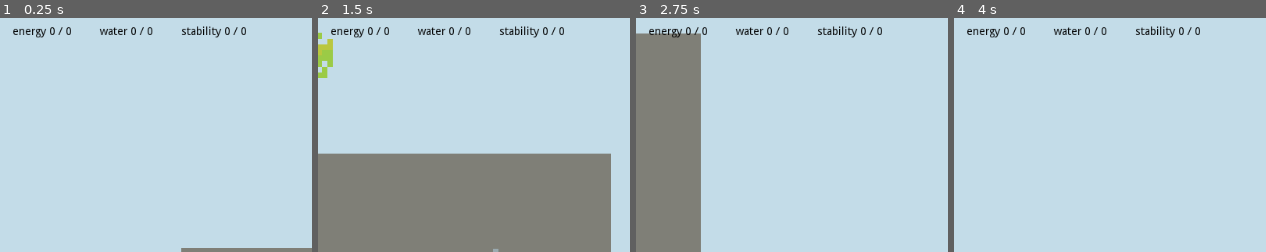
Above: before the commit, frames 1-4 (left to right).
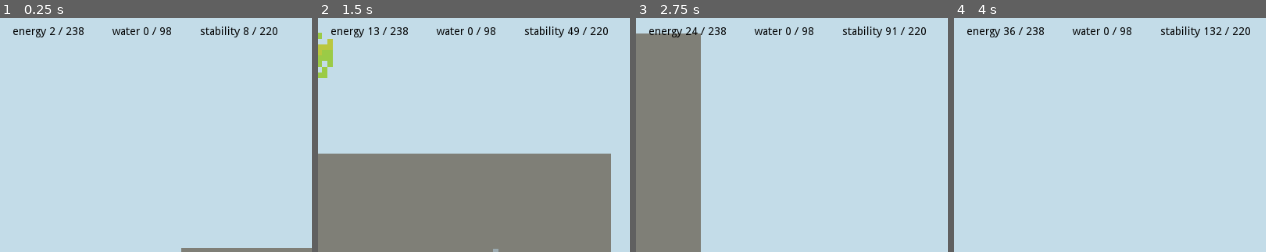
Above: after the commit, the same moments.

Repository: martindzejky/my-little-tree
Game: Godot game, scene res://scenes/main.tscn
The game is run twice, just before and just after one commit, with the same random seed, the same clock (stepped at 60 frames per second) and the same inputs.
Inputs (mouse positions are % of the whole screen's width and height, from its top left):
- Up to frame 1 (0.25 s): no input
- Up to frame 2 (1.5 s): tap Enter at 0.5 s; move the mouse to (64, 45) at 0.52 s; press the mouse at (64, 45) at 0.53 s; hold D (move_right) 0.53-1.28 s; move the mouse to (21, 38) at 1.27 s; release the mouse at (21, 38) at 1.28 s; hold S (move_down) from 1.28 s (still down); tap Mouse wheel up (zoom_in) at 1.35 s
- Up to frame 3 (2.75 s): move the mouse to (77, 28) at 2.02 s; release S (move_down) at 2.03 s; hold D (move_right) from 2.03 s (still down); tap Mouse wheel down (zoom_out) at 2.1 s
- Up to frame 4 (4 s): move the mouse to (58, 70) at 2.77 s; release D (move_right) at 2.78 s; hold W (move_up) 2.78-3.53 s; click (58, 70) at 2.85 s; move the mouse to (outside the picture) at 3.52 s; hold A (move_left) from 3.53 s (still down); tap Mouse wheel up (zoom_in) at 3.6 s
The pictures show only the part of the screen within x 0-50%, y 1-51%; the shares and areas given below are measured in that part.

The runs differ from the first frame. In frame 1, 1.3% of the frame differs, in the area x 16-90%, y 3-9%; in frame 2, 1.4%; in frame 3, 1.4%; in frame 4, 1.4%, in the area x 16-95%, y 3-9%.

Commit message:
implement the base system for metrics and resources

Diff:
--- /dev/null
+++ b/data/treeConstants.tres
@@ -0,0 +1,14 @@
+[gd_resource type="Resource" load_steps=2 format=2]
+
+[ext_resource path="res://scripts/treeConstants.gd" type="Script" id=1]
+
+[resource]
+script = ExtResource( 1 )
+maxEnergyPerBranch = 4.0
+maxEnergyPerRoot = 1.0
+energyGainPerLeaf = 0.5
+maxWaterPerBranch = 1.0
+maxWaterPerRoot = 2.0
+maxStabilityPerRoot = 10.0
+stabilityGainPerBranch = -0.2
+stabilityGainPerRoot = 2.0
--- a/project.godot
+++ b/project.godot
@@ -18,10 +18,16 @@
 "class": "MainCamera",
 "language": "GDScript",
 "path": "res://scripts/camera.gd"
+}, {
+"base": "Resource",
+"class": "TreeConstants",
+"language": "GDScript",
+"path": "res://scripts/treeConstants.gd"
 } ]
 _global_script_class_icons={
 "Branch": "",
-"MainCamera": ""
+"MainCamera": "",
+"TreeConstants": ""
 }
 
 [application]
--- a/scripts/autoload/myTree.gd
+++ b/scripts/autoload/myTree.gd
@@ -20,6 +20,13 @@
 var currentStability = 0
 var maxStability = 0
 
+# MAGIC numbers of updating the resources
+
+var treeData: Resource
+
+func _init():
+    treeData = preload('res://data/treeConstants.tres')
+
 
 # UPDATE stats
 func _process(delta):
@@ -29,3 +36,54 @@
     var tree = treeNodes[0]
     var branches = tree.get_node("branches")
     var roots = tree.get_node("roots")
+
+    # calculate maximum values
+    maxEnergy = getBranchValueIn(branches) * treeData.maxEnergyPerBranch + getBranchValueIn(roots) * treeData.maxEnergyPerRoot
+    maxWater = getBranchValueIn(branches) * treeData.maxWaterPerBranch + getBranchValueIn(roots) * treeData.maxWaterPerRoot
+    maxStability = getBranchValueIn(roots) * treeData.maxStabilityPerRoot
+
+    # update current values
+
+    var energyGain = delta * getLeafValueIn(branches) * treeData.energyGainPerLeaf
+    currentEnergy = clamp(
+        currentEnergy + energyGain,
+        0, maxEnergy)
+
+    # TODO: water
+
+    var stabilityGain = \
+        delta * \
+            getBranchValueIn(branches) * treeData.stabilityGainPerBranch \
+        + delta * \
+            getBranchValueIn(roots) * treeData.stabilityGainPerRoot
+
+    currentStability = clamp(
+        currentStability + stabilityGain,
+        0, maxStability)
+
+
+func getBranchValueIn(node: Node2D) -> float:
+    var branches = node.get_children()
+    var counter = 0.0
+
+    for branch in branches:
+        counter += branch.thickness * branch.length
+        counter += getBranchValueIn(branch.get_node('children'))
+
+    return counter
+
+
+func getLeafValueIn(node: Node2D) -> float:
+    var branches = node.get_children()
+    var counter = 0.0
+
+    for branch in branches:
+        var children = branch.get_node('children')
+
+        if children.get_child_count() == 0:
+            counter += branch.thickness * branch.length
+
+        else:
+            counter += getBranchValueIn(children)
+
+    return counter
--- /dev/null
+++ b/scripts/treeConstants.gd
@@ -0,0 +1,19 @@
+extends Resource
+class_name TreeConstants
+
+# ENERGY
+
+export(float) var maxEnergyPerBranch
+export(float) var maxEnergyPerRoot
+export(float) var energyGainPerLeaf
+
+# WATER
+
+export(float) var maxWaterPerBranch
+export(float) var maxWaterPerRoot
+
+# STABILITY
+
+export(float) var maxStabilityPerRoot
+export(float) var stabilityGainPerBranch
+export(float) var stabilityGainPerRoot
--- a/scripts/ui/resource.gd
+++ b/scripts/ui/resource.gd
@@ -5,7 +5,7 @@
 export(String) var resourceMaxName
 
 func _process(delta):
-    var currentValue = MyTree.get(resourceName)
-    var maxValue = MyTree.get(resourceMaxName)
+    var currentValue = int(MyTree.get(resourceName))
+    var maxValue = int(MyTree.get(resourceMaxName))
 
     $container/value.text = String(currentValue) + ' / ' + String(maxValue)
